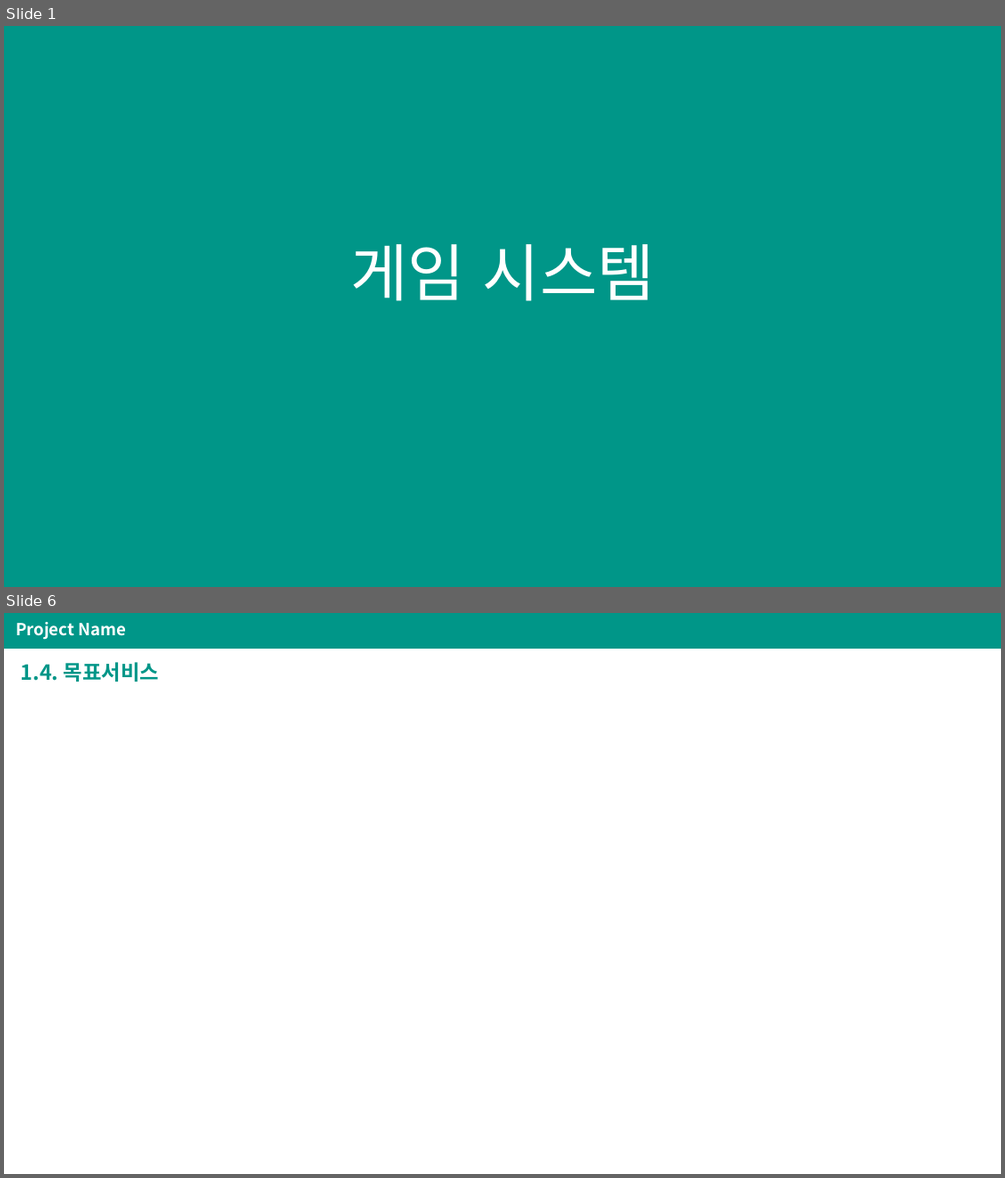
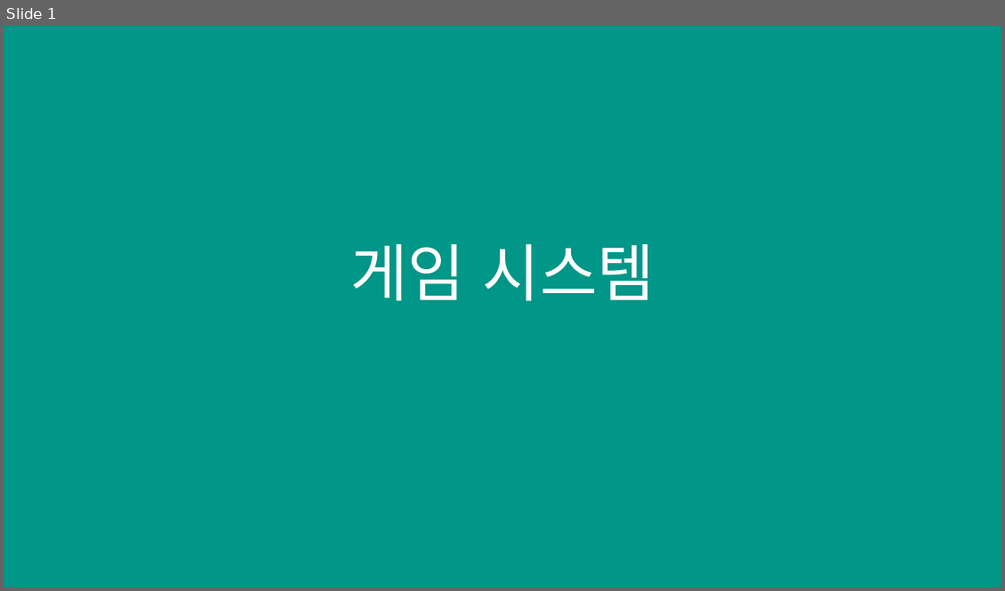
Before and after one commit to PriuS2/TIL, a slide deck: 2020/Project_/[ProjectName]_SystemDesign.pptx. Shown one above the other, each under a label of ours: slides 1 and 6 before the commit, slide 1 after it; the slides between them are not shown. The pictures are 1005x1178 and 1005x591 pixels, drawn with LibreOffice and Linux fonts; fonts in the diff are those of the drawing. Boxes give left, top, right and bottom in pixels: in the first picture for what was removed or moved away, otherwise in the second. Text is boxed around its words. In the diff, an @@ line names an element or a change of style, - is before the commit and + after.

```diff
--- a/2020/Project_/[ProjectName]_SystemDesign.pptx
+++ b/2020/Project_/[ProjectName]_SystemDesign.pptx
@@ slide 6 removed at bbox=[4, 613, 1001, 1174], background #FFFFFF; not listed: 1 template element that a slide beside it also shows @@
@@ text removed at bbox=[16, 622, 126, 640] @@
-Project Name
@@ title removed at bbox=[21, 662, 159, 682] @@
-1.4. 목표서비스
```
Also in this commit, not shown: 17 slides changed, 17 slides added, 6 other slides removed, 2 other files.
